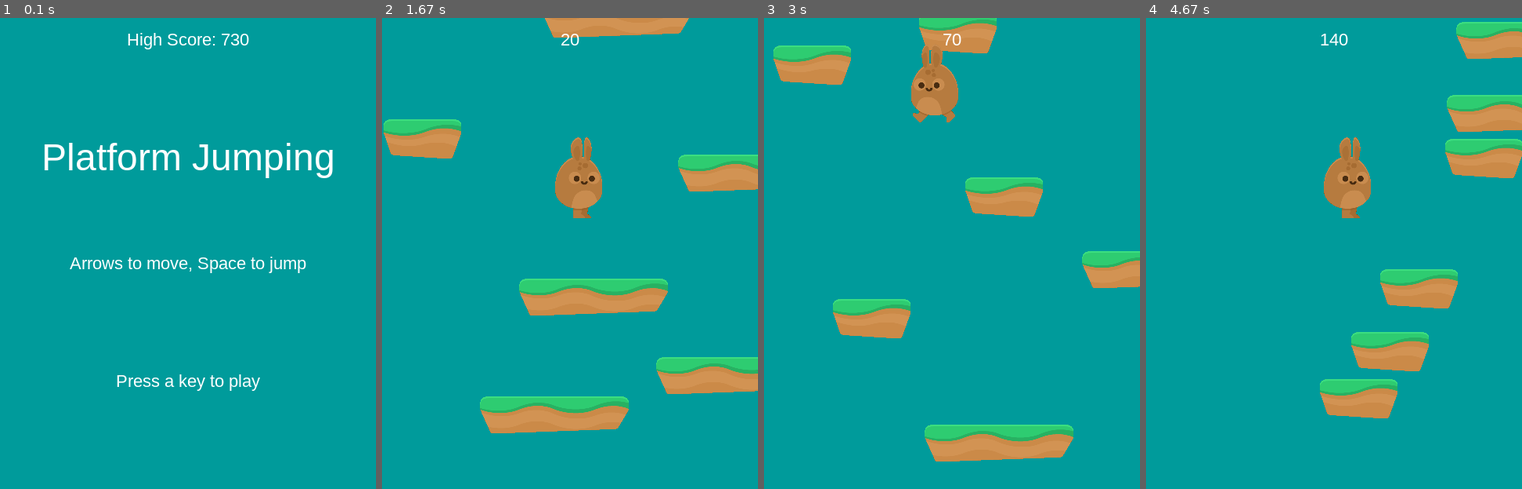
Above: before the commit, frames 1-4 (left to right).
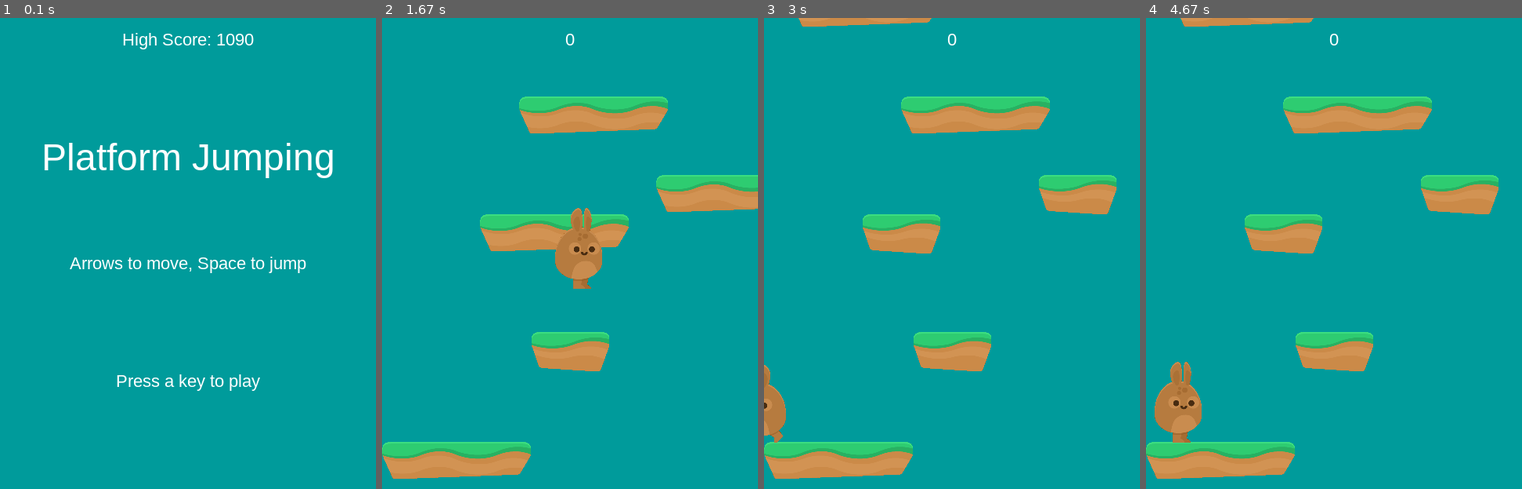
Above: after the commit, the same moments.

Repository: AnneDrottning/Pygame_PlatformJumping
Game: pygame game, started from main.py
The game is run twice, just before and just after one commit, with the same random seed, the same clock (stepped at 60 frames per second) and the same inputs.
Inputs:
- Up to frame 1 (0.1 s): no input
- Up to frame 2 (1.67 s): tap Enter at 0.33 s; hold Space 0.67-1.13 s; hold Right 0.67-1.13 s; hold Right 1.17-1.63 s; tap Space at 1.23, 1.53 s
- Up to frame 3 (3 s): hold Right 1.67-2.13 s; tap Space at 1.73, 2.03, 2.23, 2.53, 2.8 s; hold Left 2.17-2.7 s; hold Left from 2.73 s (still down)
- Up to frame 4 (4.67 s): tap Space at 3.1, 3.23, 3.53, 3.9, 4.2, 4.4 s; release Left at 3.13 s; hold Right 3.17-3.8 s; hold Left 3.83-4.3 s; hold Right from 4.33 s (still down)

The runs differ from the first frame. In frame 1, 0.5% of the frame differs, in the area x 32-68%, y 3-7%; in frame 2, 25%, in the area x 0-100%, y 0-98%; in frame 3, 22%; in frame 4, 22%.

Commit message:
Improved the jumping of the character

Diff:
--- a/constants.py
+++ b/constants.py
@@ -27,7 +27,7 @@
 JUMP_HEIGHT         =  20
 
 # Starting platforms:
-PLATFORM_LIST = [(0, HEIGHT-50),
+PLATFORM_LIST = [(0, HEIGHT - 60),
             (WIDTH / 2 - 50, HEIGHT * 3 / 4 - 50),
             (125, HEIGHT - 350),
             (350, 200),
--- a/highscore.txt
+++ b/highscore.txt
@@ -1 +1 @@
-730
+1090
--- a/main.py
+++ b/main.py
@@ -74,13 +74,22 @@
         if self.player.vel.y > 0:
             hits = pg.sprite.spritecollide(self.player, self.platforms, False)
             if hits:
-                self.player.pos.y = hits[0].rect.top
-                self.player.vel.y = 0
+                # Want to land on the lowest platform:
+                lowest = hits[0]
+                for hit in hits:
+                    if hit.rect.bottom > lowest.rect.bottom:
+                        lowest = hit
+                # Only want to land on the platform if our feet are above it
+                if self.player.pos.y < lowest.rect.centery:
+                    self.player.pos.y   = lowest.rect.top
+                    self.player.vel.y   = 0
+                    self.player.jumping = False
+
         # Want to check if we need to scroll the screen
         if self.player.rect.top <= HEIGHT / 4:
             self.player.pos.y += max(abs(self.player.vel.y), 2)
             for plat in self.platforms:
-                plat.rect.y += abs(self.player.vel.y)
+                plat.rect.y += max(abs(self.player.vel.y), 2)
                 # Remove the platforms if they go off the screen
                 if plat.rect.top >= HEIGHT:
                     plat.kill()
@@ -114,6 +123,9 @@
             if event.type == pg.KEYDOWN:
                 if event.key == pg.K_SPACE:
                     self.player.jump()
+            if event.type == pg.KEYUP:
+                if event.key == pg.K_SPACE:
+                    self.player.jump_cut()
 
     def draw(self):
         # Drawing the game loop to the screen
--- a/sprites.py
+++ b/sprites.py
@@ -74,9 +74,15 @@
         self.rect.x += 2
         hits = pg.sprite.spritecollide(self, self.game.platforms, False)
         self.rect.x -= 2
-        if hits:
-            self.vel.y = -JUMP_HEIGHT
+        if hits and not self.jumping:
+            self.jumping = True
+            self.vel.y   = -JUMP_HEIGHT
 
+    def jump_cut(self):
+        # Shorter jump
+        if self.jumping:
+            if self.vel.y < -3:
+                self.vel.y = -3
 
     def update(self):
         self.animate()
